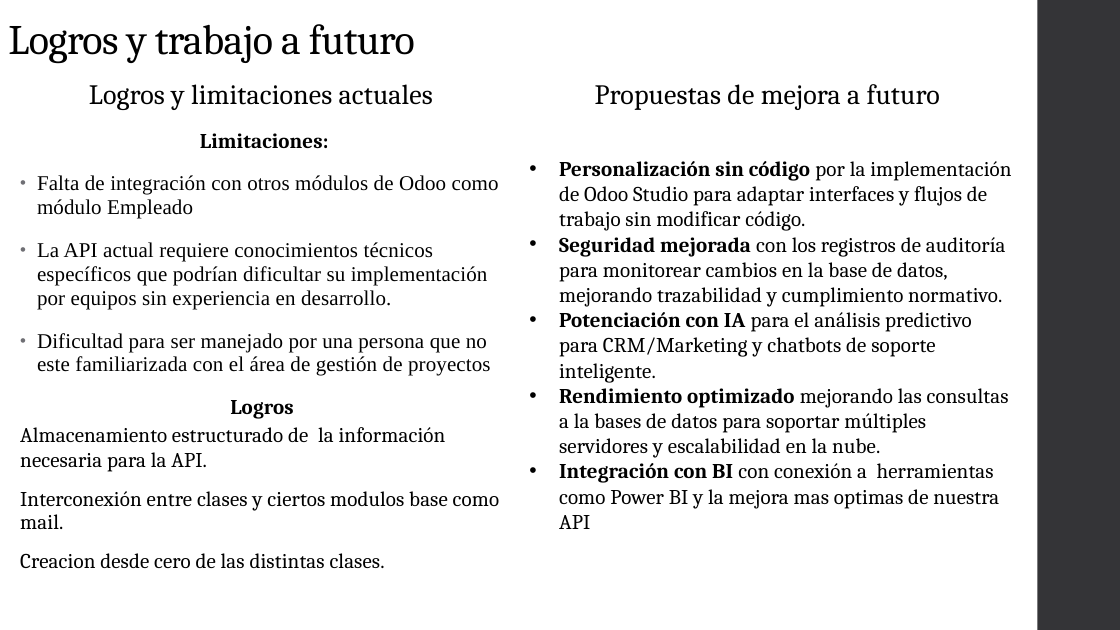
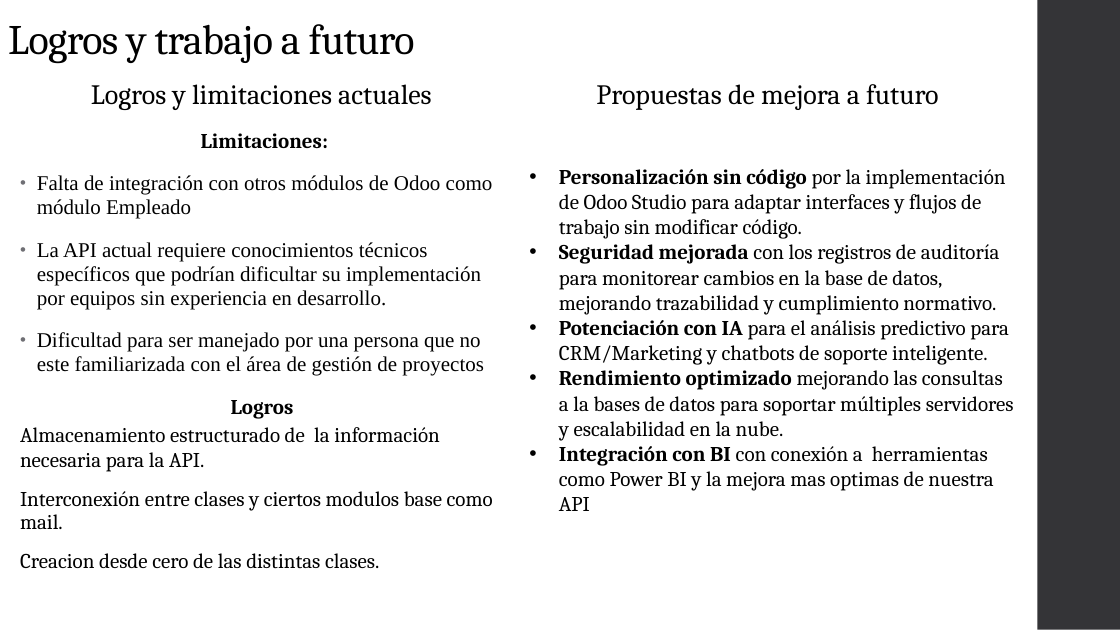
Before and after one commit to dagoes/CreativeMinds-AI, a slide deck: slide 20 of Documentation/PresentacionOdoo.pptx (slide 7 before the commit). Drawn at 1120x630 pixels with LibreOffice and Linux fonts; fonts in the diff are those of the drawing. Boxes give left, top, right and bottom in pixels: in the first picture for what was removed or moved away, otherwise in the second. Text is boxed around its words. In the diff, an @@ line names an element or a change of style, - is before the commit and + after.

Commit message:
documentacion actualizada

```diff
--- a/Documentation/PresentacionOdoo.pptx
+++ b/Documentation/PresentacionOdoo.pptx
@@ text "Logros y limitaciones actuales" at (20,84,493,569): letter spacing 0.1 to 0 pt @@
@@ text "Propuestas de mejora a futuro" at (559,84,1014,511): letter spacing 0.1 to 0 pt; indent changed @@
```
Also in this commit, not shown: 6 other slides changed, 13 slides added, 1 other file.
